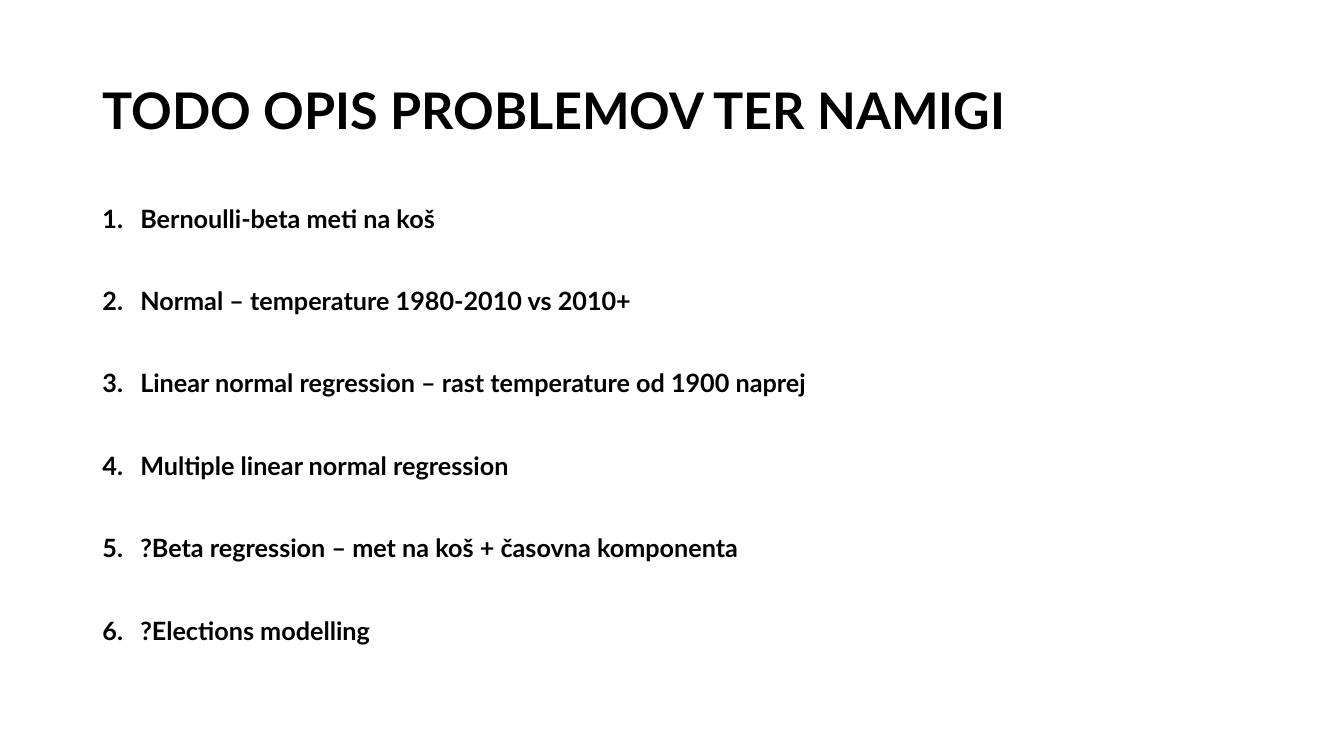
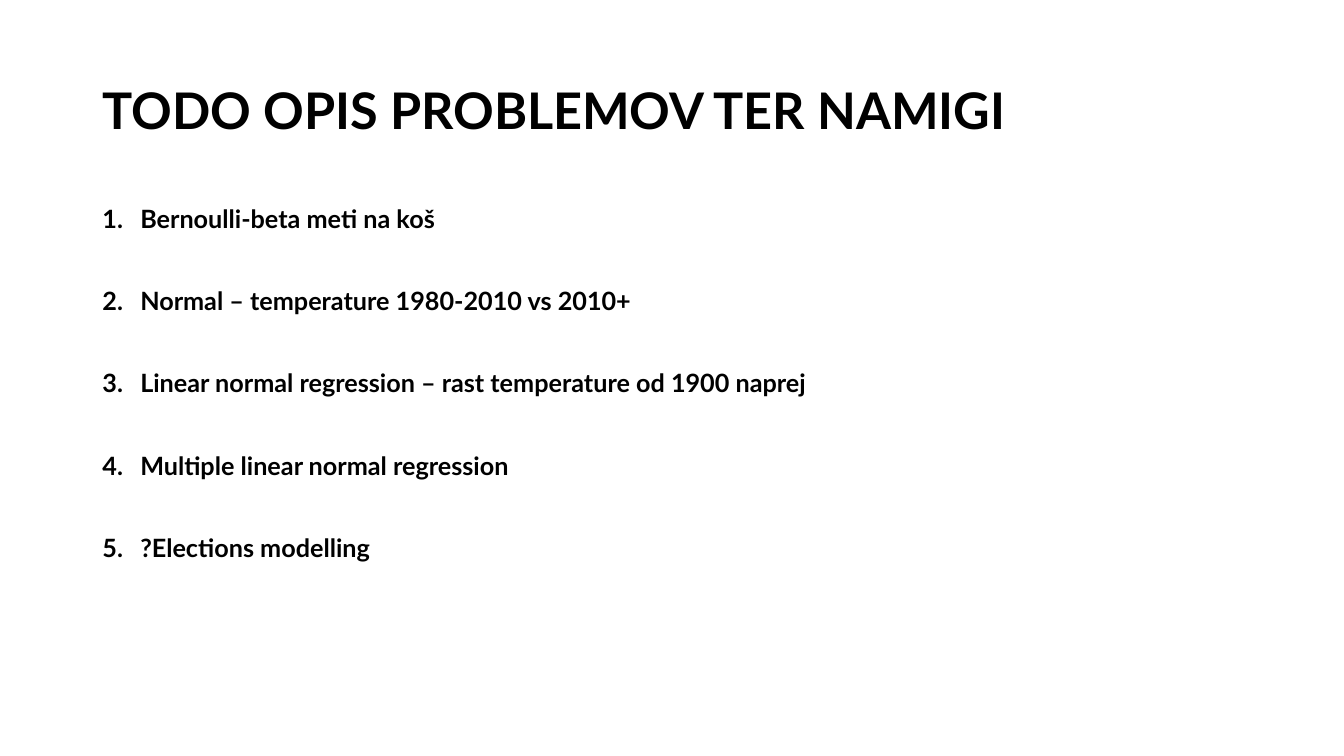
Before and after one commit to bstatcomp/Stan-Intro-Workshop, a slide deck: slide 44 of slides/prezentacija.pptx (slide 42 before the commit). Drawn at 1344x756 pixels with LibreOffice and Linux fonts; fonts in the diff are those of the drawing. Boxes give left, top, right and bottom in pixels: in the first picture for what was removed or moved away, otherwise in the second. Text is boxed around its words. In the diff, an @@ line names an element or a change of style, - is before the commit and + after.

Commit message:
Added a short introduction to R script, multiple linear regression example.

```diff
--- a/slides/prezentacija.pptx
+++ b/slides/prezentacija.pptx
@@ text at [140, 538, 738, 562]: paragraph removed @@
-5. ?Beta regression – met na koš + časovna komponenta
```
Also in this commit, not shown: 1 other slide changed, 1 slide added, 19 other files.
